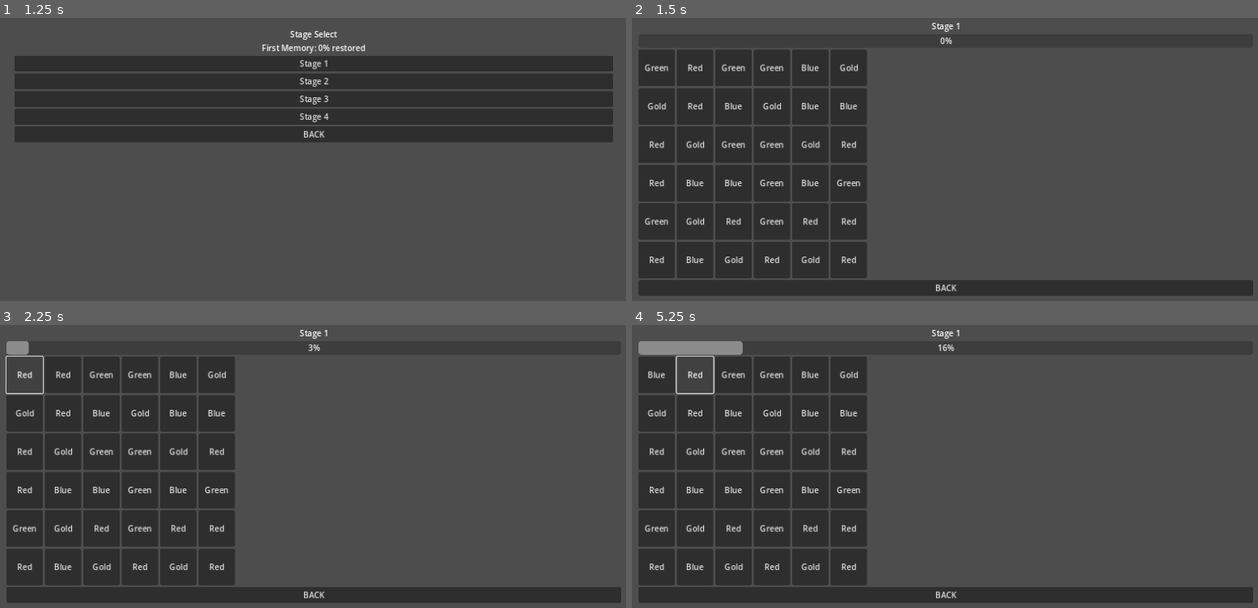
Above: before the commit, frames 1-4 (two rows, left to right).
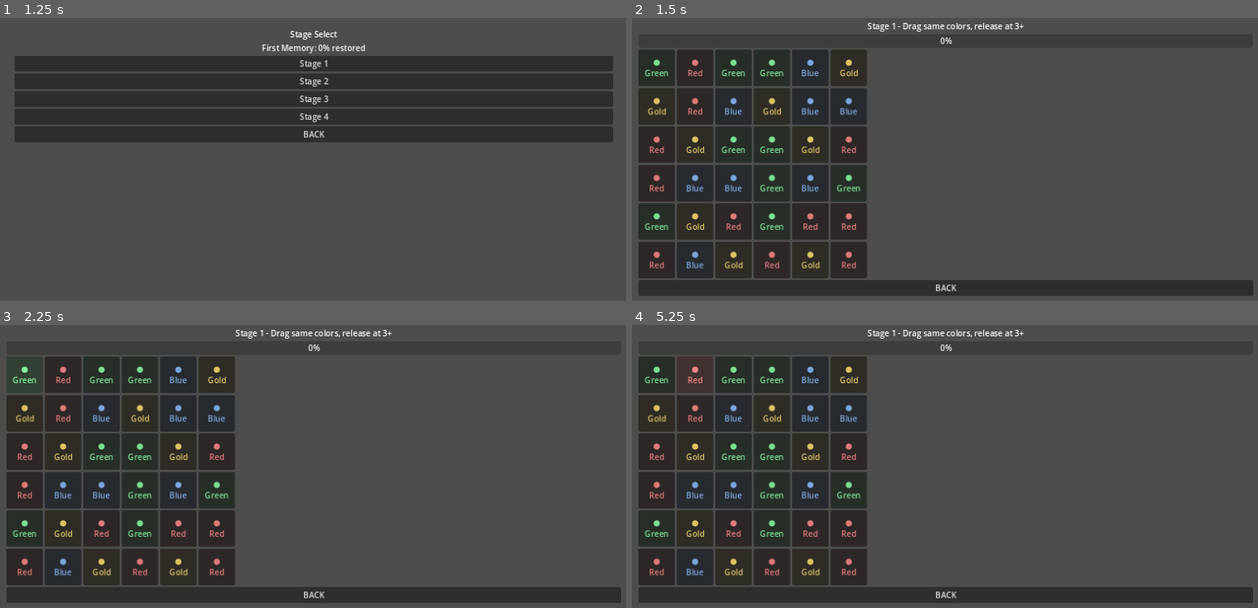
Above: after the commit, the same moments.

Repository: uzupiyo/Lost-Memoria
Game: Godot game, scene res://scenes/title/title.tscn
The game is run twice, just before and just after one commit, with the same random seed, the same clock (stepped at 60 frames per second) and the same inputs.
Inputs (mouse positions are in pixels of both pictures, inside the frame that each line leads up to):
- Up to frame 1 (1.25 s): click "START" at 0.5 s
- Up to frame 2 (1.5 s): click "Stage 1" at 1.25 s
- Up to frame 3 (2.25 s): click (25, 375) at 2 s, where only the run before the commit has a clickable "Green"
- Up to frame 4 (5.25 s): click (657, 375) at 2.75 s, where only the run before the commit has a clickable "Red"; click (657, 375) at 3.5 s, where only the run before the commit has a clickable "Blue"; click (694, 375) at 4.25 s, where only the run before the commit has a clickable "Red"; click (694, 375) at 5 s, where only the run before the commit has a clickable "Blue"

Frame 1 is identical in both runs. In frame 2, 4.4% of the frame differs, in the area x 1-63%, y 1-89%; in frame 3, 4.6%; in frame 4, 5.3%.

Commit message:
Implement drag match puzzle rules

Diff:
--- a/scripts/puzzle_screen.gd
+++ b/scripts/puzzle_screen.gd
@@ -3,29 +3,127 @@
 const BOARD_SIZE := 6
 const COLOR_COUNT := 4
 const CLEAR_SCORE := 30
+const MIN_MATCH := 3
 
 var score := 0
+var pieces: Array = []
+var piece_buttons: Array = []
+var selected_indices: Array = []
+var selected_color := -1
+var is_selecting := false
 
 @onready var stage_label: Label = %StageLabel
 @onready var gauge: ProgressBar = %RestoreGauge
 @onready var board: GridContainer = %Board
 
 func _ready() -> void:
-	stage_label.text = "Stage %d" % (GameState.selected_stage_index + 1)
+	randomize()
+	stage_label.text = "Stage %d - Drag same colors, release at 3+" % (GameState.selected_stage_index + 1)
 	gauge.max_value = CLEAR_SCORE
 	gauge.value = 0
 	_generate_board()
 
 func _generate_board() -> void:
 	board.columns = BOARD_SIZE
+	pieces.clear()
+	piece_buttons.clear()
+	selected_indices.clear()
 	for child in board.get_children():
 		child.queue_free()
 	for i in BOARD_SIZE * BOARD_SIZE:
+		pieces.append(randi() % COLOR_COUNT)
 		var button := Button.new()
 		button.custom_minimum_size = Vector2(72, 72)
-		button.text = _piece_text(randi() % COLOR_COUNT)
-		button.pressed.connect(_on_piece_pressed.bind(button))
+		button.focus_mode = Control.FOCUS_NONE
+		button.mouse_filter = Control.MOUSE_FILTER_STOP
+		button.gui_input.connect(_on_piece_gui_input.bind(i))
+		button.mouse_entered.connect(_on_piece_mouse_entered.bind(i))
+		piece_buttons.append(button)
 		board.add_child(button)
+	_update_board_view()
+
+func _input(event: InputEvent) -> void:
+	if not is_selecting:
+		return
+	if event is InputEventMouseButton and event.button_index == MOUSE_BUTTON_LEFT and not event.pressed:
+		_finish_selection()
+	elif event is InputEventScreenTouch and not event.pressed:
+		_finish_selection()
+
+func _on_piece_gui_input(event: InputEvent, index: int) -> void:
+	if event is InputEventMouseButton and event.button_index == MOUSE_BUTTON_LEFT and event.pressed:
+		_start_selection(index)
+	elif event is InputEventScreenTouch and event.pressed:
+		_start_selection(index)
+
+func _on_piece_mouse_entered(index: int) -> void:
+	if is_selecting:
+		_try_add_to_selection(index)
+
+func _start_selection(index: int) -> void:
+	is_selecting = true
+	selected_indices = [index]
+	selected_color = int(pieces[index])
+	_update_board_view()
+
+func _try_add_to_selection(index: int) -> void:
+	if selected_indices.is_empty():
+		return
+	if int(pieces[index]) != selected_color:
+		return
+	var last_index := int(selected_indices[selected_indices.size() - 1])
+	if selected_indices.size() >= 2 and index == int(selected_indices[selected_indices.size() - 2]):
+		selected_indices.pop_back()
+		_update_board_view()
+		return
+	if selected_indices.has(index):
+		return
+	if not _is_adjacent(last_index, index):
+		return
+	selected_indices.append(index)
+	_update_board_view()
+
+func _finish_selection() -> void:
+	is_selecting = false
+	if selected_indices.size() >= MIN_MATCH:
+		_resolve_match(selected_indices.duplicate())
+	selected_indices.clear()
+	selected_color = -1
+	_update_board_view()
+
+func _resolve_match(indices: Array) -> void:
+	var removed := {}
+	for index in indices:
+		removed[int(index)] = true
+	score += indices.size()
+	gauge.value = score
+	_drop_and_refill(removed)
+	if score >= CLEAR_SCORE:
+		_clear_stage()
+
+func _drop_and_refill(removed: Dictionary) -> void:
+	for col in BOARD_SIZE:
+		var kept: Array = []
+		for row in range(BOARD_SIZE - 1, -1, -1):
+			var index := _to_index(row, col)
+			if not removed.has(index):
+				kept.append(int(pieces[index]))
+		for row in range(BOARD_SIZE - 1, -1, -1):
+			var index := _to_index(row, col)
+			if kept.size() > 0:
+				pieces[index] = kept.pop_front()
+			else:
+				pieces[index] = randi() % COLOR_COUNT
+
+func _is_adjacent(a: int, b: int) -> bool:
+	var a_row := a / BOARD_SIZE
+	var a_col := a % BOARD_SIZE
+	var b_row := b / BOARD_SIZE
+	var b_col := b % BOARD_SIZE
+	return abs(a_row - b_row) + abs(a_col - b_col) == 1
+
+func _to_index(row: int, col: int) -> int:
+	return row * BOARD_SIZE + col
 
 func _piece_text(index: int) -> String:
 	match index:
@@ -38,14 +136,38 @@
 		_:
 			return "Green"
 
-func _on_piece_pressed(button: Button) -> void:
-	# Temporary prototype rule:
-	# Each click counts as one matched piece until the drag-match system is implemented.
-	button.text = _piece_text(randi() % COLOR_COUNT)
-	score += 1
-	gauge.value = score
-	if score >= CLEAR_SCORE:
-		_clear_stage()
+func _piece_symbol(index: int) -> String:
+	match index:
+		0:
+			return "●\nRed"
+		1:
+			return "●\nBlue"
+		2:
+			return "●\nGold"
+		_:
+			return "●\nGreen"
+
+func _update_board_view() -> void:
+	for i in piece_buttons.size():
+		var button: Button = piece_buttons[i]
+		var piece_color := int(pieces[i])
+		button.text = _piece_symbol(piece_color)
+		if selected_indices.has(i):
+			button.text = "✓\n" + _piece_text(piece_color)
+			button.modulate = Color(1.25, 1.25, 1.25)
+		else:
+			button.modulate = _piece_modulate(piece_color)
+
+func _piece_modulate(index: int) -> Color:
+	match index:
+		0:
+			return Color(1.0, 0.55, 0.55)
+		1:
+			return Color(0.55, 0.75, 1.0)
+		2:
+			return Color(1.0, 0.88, 0.45)
+		_:
+			return Color(0.55, 1.0, 0.65)
 
 func _clear_stage() -> void:
 	GameState.clear_selected_stage()
